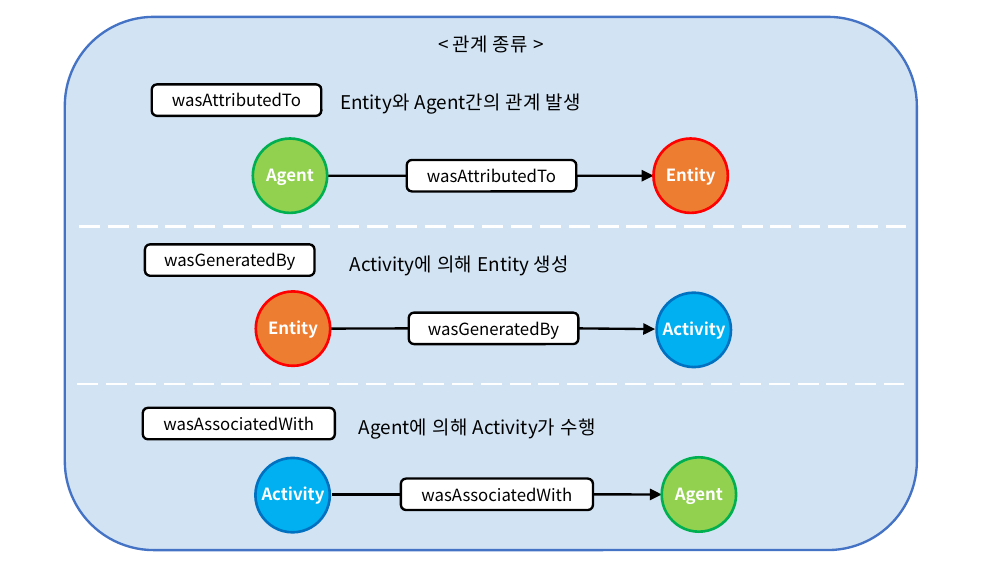
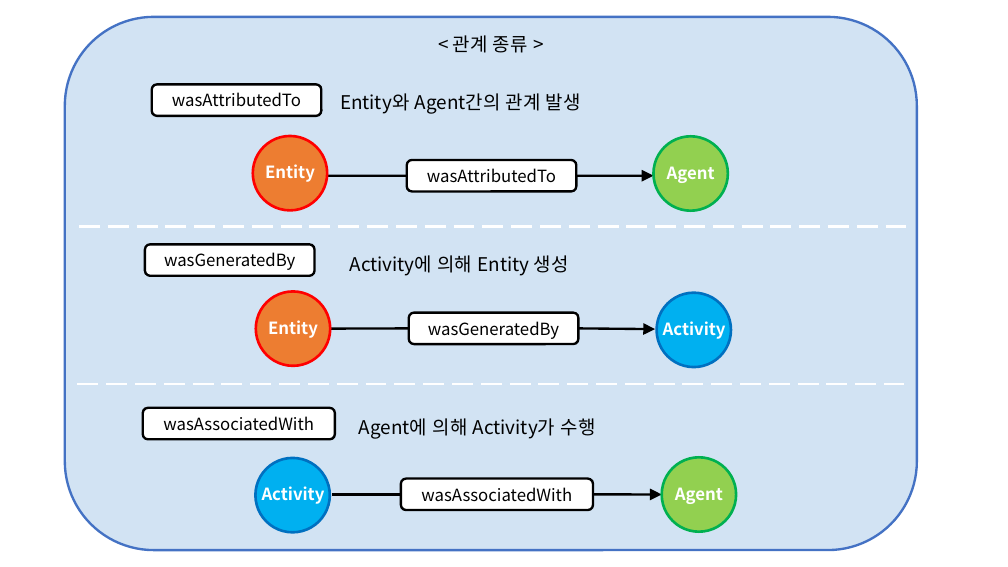
Before and after one commit to YYuJeong/Provenance-Data-Management-System, a slide deck: slide 4 of 그래프모델링.pptx. Drawn at 1008x567 pixels with LibreOffice and Linux fonts; fonts in the diff are those of the drawing. Boxes give left, top, right and bottom in pixels: in the first picture for what was removed or moved away, otherwise in the second. Text is boxed around its words. In the diff, an @@ line names an element or a change of style, - is before the commit and + after.

```diff
--- a/그래프모델링.pptx
+++ b/그래프모델링.pptx
@@ ellipse at (x1=253, y1=136, x2=327, y2=210): fill #92D050 to #ED7D31; outline #00B050 2.5 pt to #FF0000 2.5 pt @@
@@ ellipse at (x1=653, y1=136, x2=727, y2=210): fill #ED7D31 to #92D050; outline #FF0000 2.5 pt to #00B050 2.5 pt @@
@@ text "Entity" moved from (x1=666, y1=167, x2=716, y2=185) to (x1=265, y1=164, x2=315, y2=182) @@
@@ text "Agent" moved from (x1=266, y1=168, x2=314, y2=185) to (x1=667, y1=166, x2=715, y2=183) @@
```
Also in this commit, not shown: 5 other files.
